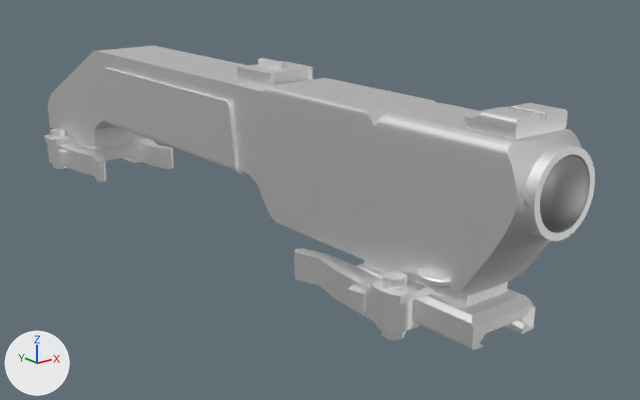
What one commit did to the FBX model SampleMod_NewWeapon/Assets/Weapons/Attachments/Optics/SampleOptic_01/SampleOptic_01.fbx.
One viewpoint serves both versions: a camera (50 mm lens) standing at (-0.206, -0.282, 0.128) and looking at (0.024, 0.006, 0.013). Lighting does not change. The marker at lower left points along +X, +Y and +Z. Objects named as collision shapes, trigger or cutter boxes, shadow casters or lower levels of detail are left out. Where no turn or scale is listed for an object, it has been applied to the vertices.

In view in the first picture: 'Carryhandle_LOD0', 'glass_LOD0'.
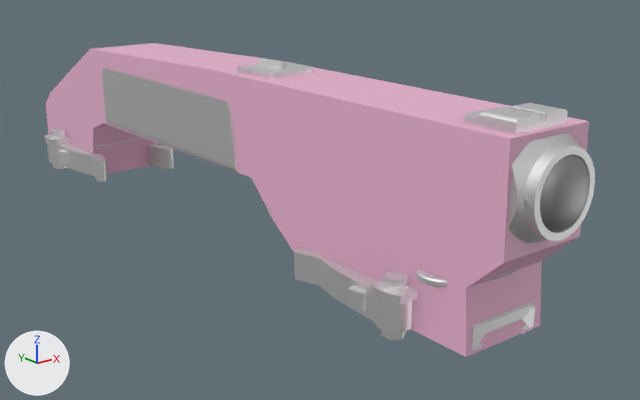
Pixel boxes (x1, y1, x2, y2) of what changed, in the pictures (640 x 400 px):
'UTM_FireGeo', added (pink)
    after: (46, 43, 589, 357)
'Carryhandle_LOD0', unchanged, covered by the edit
    before: (45, 46, 595, 350)
    after: (45, 58, 595, 350)

What the commit changed:
Material 'Weapon_metal_3B2D2687F56BB4EF' (mat_weapon_metal_3b2d2687f56bb4ef) is new.
Its base color is (0.835, 0.458, 0.633) (pink #ecb4d0).
Mesh me_cube is new.
It has 32 vertices, 30 faces and spans x -0.017..0.019, y -0.13..0.203, z 0.0..0.072.
It uses material mat_weapon_metal_3b2d2687f56bb4ef (pink #ecb4d0).
Object 'UTM_FireGeo' (ob_utm_firegeo) is new; it shows me_cube.
Its location is (0.0, 0.0, 0.0).
